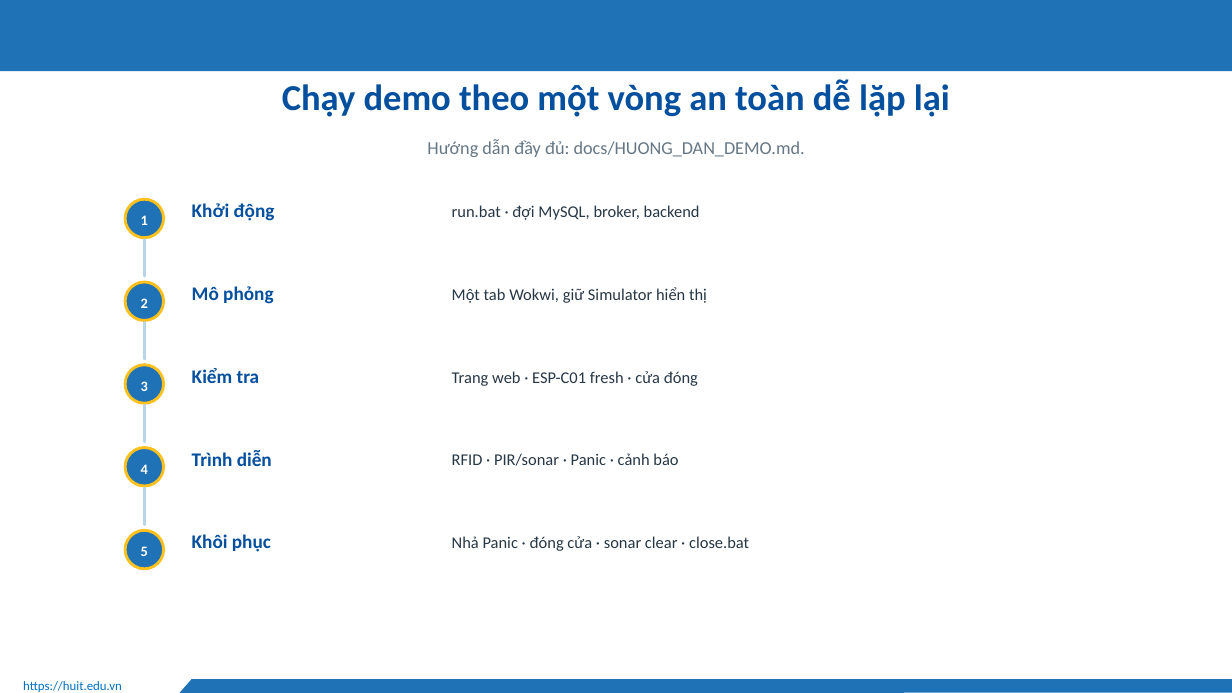
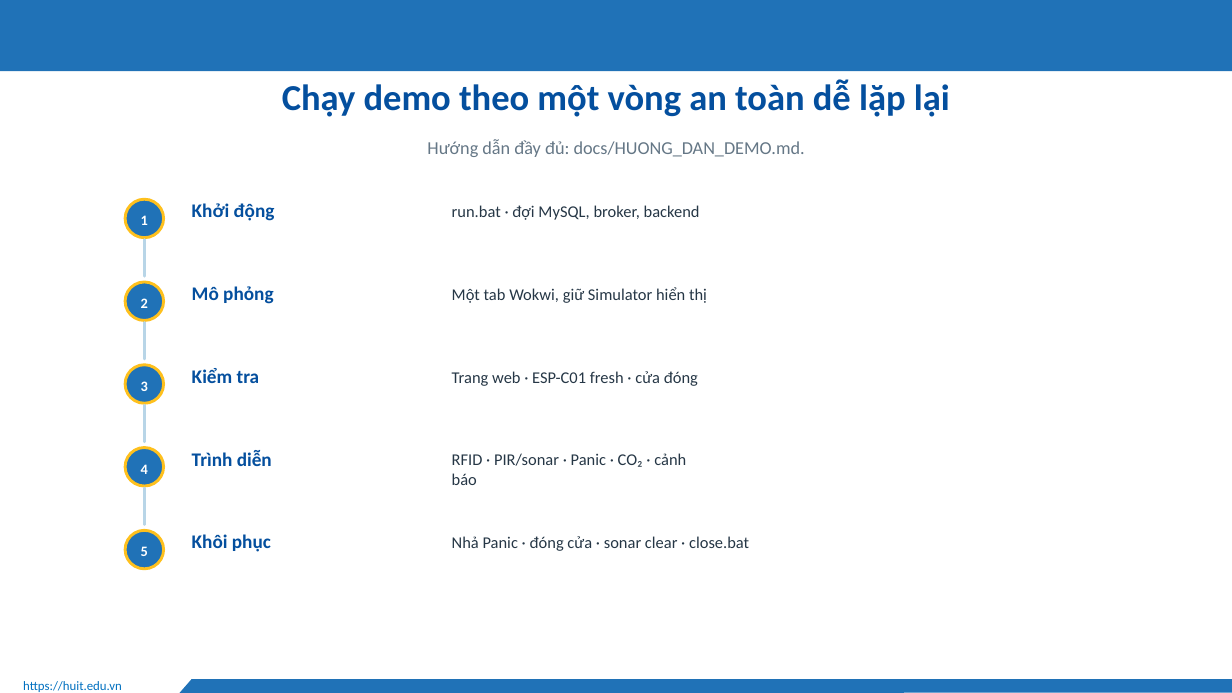
Before and after one commit to Huuloc123456/khoguard-iot, a slide deck: slide 36 of docs/slides/KhoGuard-thuyet-trinh.pptx (slide 32 before the commit). Drawn at 1232x693 pixels with LibreOffice and Linux fonts; fonts in the diff are those of the drawing; background and template pictures are left out. Boxes give left, top, right and bottom in pixels: in the first picture for what was removed or moved away, otherwise in the second. Text is boxed around its words. In the diff, an @@ line names an element or a change of style, - is before the commit and + after.

```diff
--- a/docs/slides/KhoGuard-thuyet-trinh.pptx
+++ b/docs/slides/KhoGuard-thuyet-trinh.pptx
@@ text at (x1=452, y1=453, x2=686, y2=485): text changed @@
-RFID · PIR/sonar · Panic · cảnh báo
+RFID · PIR/sonar · Panic · CO₂ · cảnh báo
```
Also in this commit, not shown: 17 other slides changed, 4 slides added, 7 other files.
